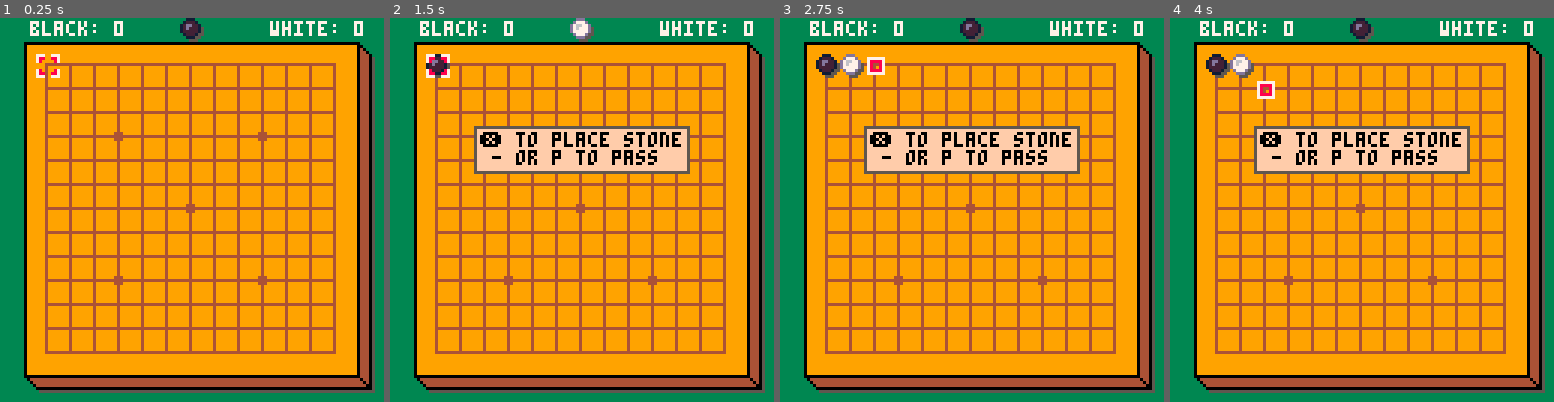
Above: before the commit, frames 1-4 (left to right).
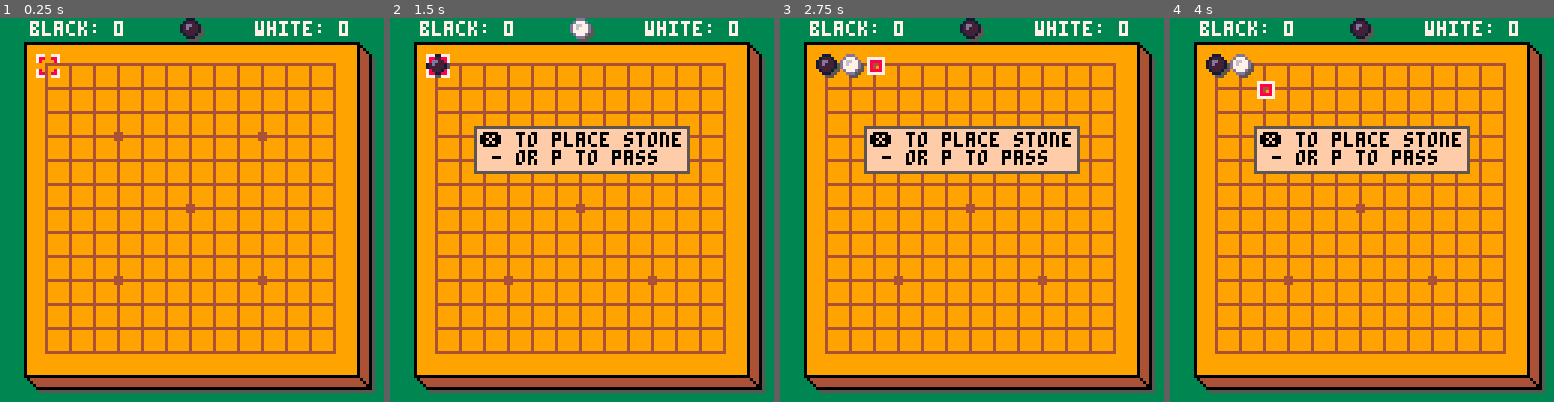
Above: after the commit, the same moments.

Repository: mkoseoglu091/Go-13
Game: PICO-8 cartridge go13.p8
The game is run twice, just before and just after one commit, with the same random seed, the same clock (stepped at 60 frames per second) and the same inputs.
Inputs:
- Up to frame 1 (0.25 s): no input
- Up to frame 2 (1.5 s): tap X (X key) at 0.33, 1.07 s; tap O (Z key) at 0.7 s
- Up to frame 3 (2.75 s): hold Right 1.6-2.1 s; tap O (Z key) at 1.7, 2.1, 2.5 s; tap X (X key) at 1.85 s; hold Up 2.15-2.42 s; hold Right from 2.47 s (still down)
- Up to frame 4 (4 s): tap O (Z key) at 2.9, 3.3, 3.7 s; tap X (X key) at 2.97 s; release Right at 3.03 s; hold Left 3.08-3.58 s; hold Down 3.63-3.97 s

The runs differ from the first frame. In frame 1, 0.6% of the frame differs, in the area x 66-95%, y 0-5%; in frame 2, 0.6%; in frame 3, 0.6%; in frame 4, 0.6%.

Commit message:
Update go13.p8
scoring done

Diff:
--- a/go13.p8
+++ b/go13.p8
@@ -22,6 +22,7 @@
  b.board2 = {"."}
  b.board3 = {".."}
  b.board_temp = {"..."}
+ b.scoremap = {}
 
  -- pointer
  pointer = {}
@@ -42,12 +43,14 @@
  white = {}
  white.sp = 7
  white.points = 0
+ white.final = 0
  white.pass = false
 
  -- black stones
  black = {}
  black.sp = 6
  black.points = 0
+ black.final = 0
  black.pass = false
 
  -- init and store all neighbors
@@ -56,6 +59,10 @@
  -- info message timer
  info_timer = 0
  show_info = false
+
+ -- scoring
+ scoring = false
+ scoring_start = false
 
  -- debug
  debug = ""
@@ -83,12 +90,17 @@
   end
  end
 
- -- draw pointer
- spr(pointer.sp, (pointer.x-1) * 8 + 12, (pointer.y-1) * 8 + 12)
-
- -- draw score
- print("black: " .. white.points, 10, 1, 7)
- print("white: " .. black.points, 90, 1, 7)
+ -- if game going on
+ if scoring == false then
+  -- draw pointer
+  spr(pointer.sp, (pointer.x-1) * 8 + 12, (pointer.y-1) * 8 + 12)
+
+
+  -- draw captured stones
+  print("black: " .. black.points, 10, 1, 7)
+  print("white: " .. white.points, 85, 1, 7)
+ end
+
 
  -- show info
  if show_info then
@@ -97,71 +109,116 @@
   print(" - or p to pass")
  end
 
+ -- scoring
+ if scoring == true then
+  -- show area
+  for i,p in  pairs(b.scoremap) do
+   if p == b.black then
+    x, y = unflatten(i)
+    spr(10, (y-1)*8+12, (x-1)*8+12)
+   elseif p == b.white then
+    x, y = unflatten(i)
+    spr(11, (y-1)*8+12, (x-1)*8+12)
+   end
+  end
+  -- show final score
+  print("black: " .. black.final, 10, 1, 7)
+  print("white: " .. white.final, 85, 1, 7)
+  spr(112, 0, 120, 16, 1)
+  print("❎play again 🅾️continue playing", 2, 122, 0)
+ end
+
 end
 
 function _update()
- -- info box
- if show_info then info_timer += 1 end
- if info_timer > 45 then show_info = false info_timer = 0 end
-
- -- pointer motion
- pointer.timer += 1
- if (pointer.timer > 10) then pointer.timer = -10 end
- if (pointer.timer < 0) then pointer.sp = 8 else pointer.sp = 9 end
-
- -- pointer control
- if btnp(⬅️) and pointer.x > 1 then pointer.x -= 1
- elseif btnp(➡️) and pointer.x < 13 then pointer.x += 1
- elseif btnp(⬆️) and pointer.y > 1 then pointer.y -= 1
- elseif btnp(⬇️) and pointer.y < 13 then pointer.y += 1
- elseif btnp(❎) then
-
-  if b.board[flatten(pointer.y, pointer.x)] == b.empty then
-   -- save board state to check for ko
-   copy_tab(b.board, b.board_temp)
-   if pointer.current == b.white then
-    b.board[flatten(pointer.y, pointer.x)] = b.white
-    sc = 0
-    sc = remove_dead(b.black)
-    illegal = remove_dead(b.white)
-    if illegal == 0 then
-     -- check ko
-     if not same_tab(b.board, b.board3) then
-  		  white.points += sc
-      pass_player()
-      sfx(0)
-      copy_tab(b.board2, b.board3)
-      copy_tab(b.board, b.board2)
-  		  white.pass = false
-  		 else
-      -- ko
-      copy_tab(b.board_temp, b.board)
+ -- if scoreing starts
+ if black.pass and white.pass then
+  scoring = true
+  if scoring_start == false then
+   scoring_start = true
+   score_game()
+  end
+ end
+
+ if scoring == true then
+  -- scoring actions
+  if btnp(❎) then
+   _init()
+  elseif btnp(🅾️) then
+   scoring = false
+   scoring_start = false
+   black.pass = false
+   white.pass = false
+   copy_tab(b.board, b.scoremap)
+  end
+
+
+ else
+  -- info box
+  if show_info then info_timer += 1 end
+  if info_timer > 45 then show_info = false info_timer = 0 end
+
+  -- pointer motion
+  pointer.timer += 1
+  if (pointer.timer > 10) then pointer.timer = -10 end
+  if (pointer.timer < 0) then pointer.sp = 8 else pointer.sp = 9 end
+
+  -- pointer control
+  if btnp(⬅️) and pointer.x > 1 then pointer.x -= 1
+  elseif btnp(➡️) and pointer.x < 13 then pointer.x += 1
+  elseif btnp(⬆️) and pointer.y > 1 then pointer.y -= 1
+  elseif btnp(⬇️) and pointer.y < 13 then pointer.y += 1
+  elseif btnp(❎) then
+
+   if b.board[flatten(pointer.y, pointer.x)] == b.empty then
+    -- save board state to check for ko
+    copy_tab(b.board, b.board_temp)
+    if pointer.current == b.white then
+     b.board[flatten(pointer.y, pointer.x)] = b.white
+     sc = 0
+     sc = remove_dead(b.black)
+     illegal = remove_dead(b.white)
+     if illegal == 0 then
+      -- check ko
+      if not same_tab(b.board, b.board3) then
+   		  white.points += sc
+       pass_player()
+       sfx(0)
+       copy_tab(b.board2, b.board3)
+       copy_tab(b.board, b.board2)
+   		  white.pass = false
+   		  copy_tab(b.board, b.scoremap)
+   		 else
+       -- ko
+       copy_tab(b.board_temp, b.board)
+      end
      end
-    end
-   else
-    b.board[flatten(pointer.y, pointer.x)] = b.black
-    sc = 0
-    sc = remove_dead(b.white)
-    illegal = remove_dead(b.black)
-    if illegal == 0 then
-     -- check ko
-     if not same_tab(b.board, b.board3) then
-  		  black.points += sc
-      pass_player()
-      sfx(0)
-      copy_tab(b.board2, b.board3)
-      copy_tab(b.board, b.board2)
-  		  black.pass = false
-  		 else
-      -- ko
-      copy_tab(b.board_temp, b.board)
+    else
+     b.board[flatten(pointer.y, pointer.x)] = b.black
+     sc = 0
+     sc = remove_dead(b.white)
+     illegal = remove_dead(b.black)
+     if illegal == 0 then
+      -- check ko
+      if not same_tab(b.board, b.board3) then
+   		  black.points += sc
+       pass_player()
+       sfx(0)
+       copy_tab(b.board2, b.board3)
+       copy_tab(b.board, b.board2)
+   		  black.pass = false
+   		  copy_tab(b.board, b.scoremap)
+   		 else
+       -- ko
+       copy_tab(b.board_temp, b.board)
+      end
      end
     end
    end
-  end
-
- elseif btnp(🅾️) then
-  show_info = true
+
+  elseif btnp(🅾️) then
+   show_info = true
+  end
  end
 end
 -->8
@@ -325,6 +382,55 @@
 -->8
 -- scoring
 -- if both players pass score!
+-- find all chains of empty area
+-- for each, check reach
+-- if reach is all one col
+ -- award them to col
+
+function score_game()
+ black_area = {}
+ white_area = {}
+ for i=1, #b.board do
+  if b.board[i] == b.empty then
+   chain, reach = find_reach(i)
+   -- check if reach is all same
+   if match_col(reach, b.white) then
+    u_add(white_area, i)
+   elseif match_col(reach, b.black) then
+    u_add(black_area, i)
+   end
+  end
+ end
+ for x in all(black_area) do
+  b.scoremap[x] = b.black
+ end
+ for y in all(white_area) do
+  b.scoremap[y] = b.white
+ end
+
+ black.final = black.points
+ white.final = white.points
+ for p in all(b.scoremap) do
+  if p == b.black then black.final += 1
+  elseif p == b.white then white.final += 1 end
+ end
+end
+
+-- function check col
+function match_col(tab, col)
+ for p in all(tab) do
+  if b.board[p] != col then return false end
+ end
+ return true
+end
+…(8 lines of a section not shown)…
 
 
 
Not shown, changed: 19 lines of the sprite sheet (__gfx__) section of go13.p8
